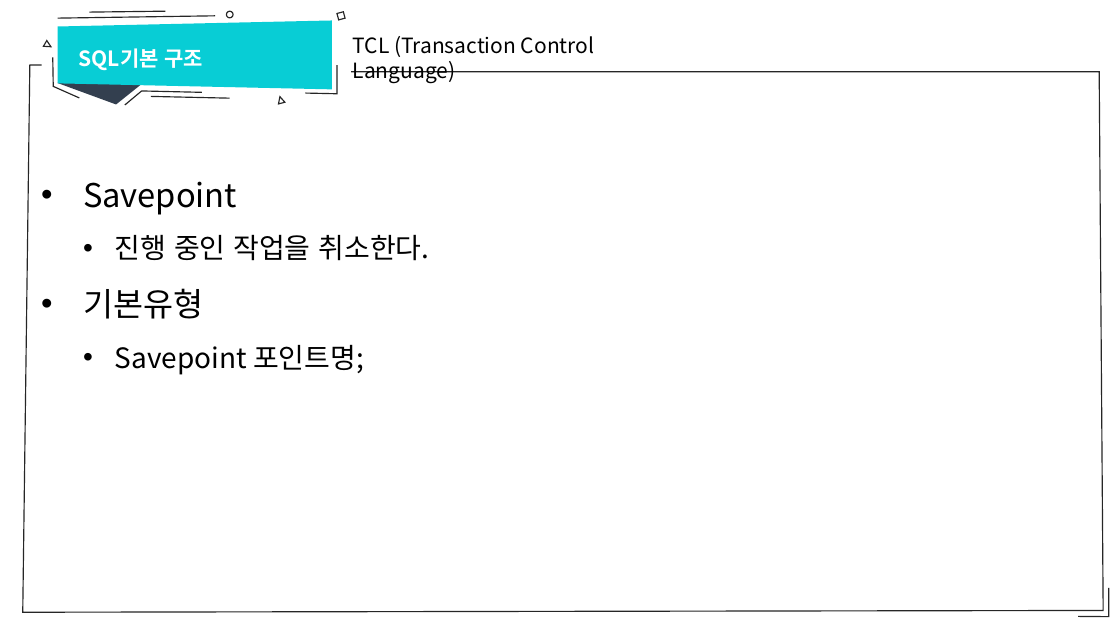
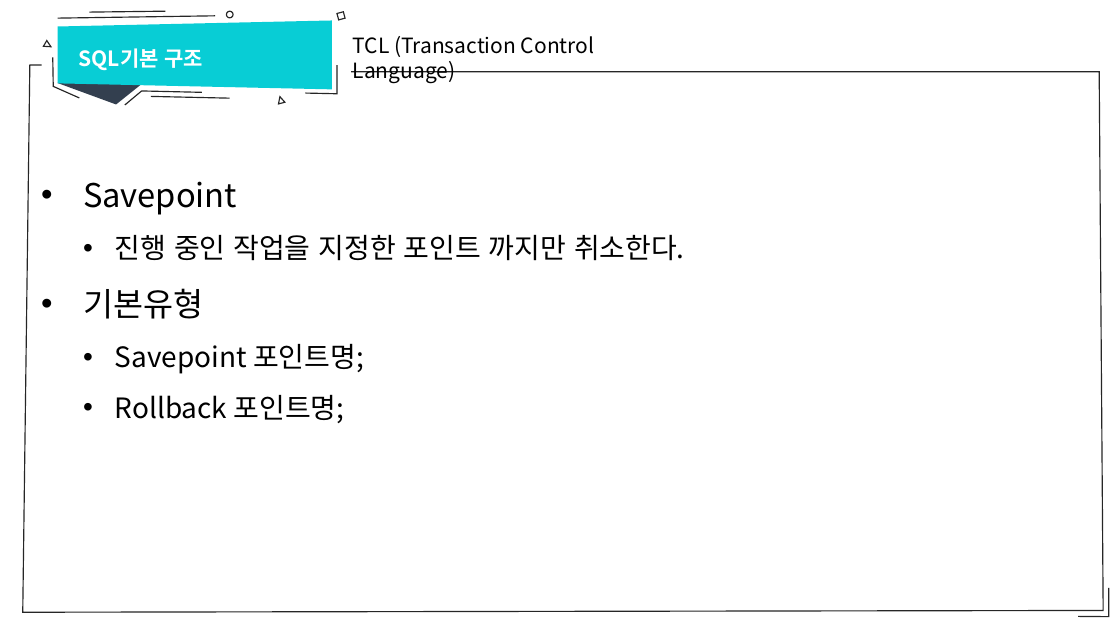
Before and after one commit to sumn-2020/lecture, a slide deck: slide 17 of database/4강 SQL 기본 구조.pptx. Drawn at 1120x630 pixels with LibreOffice and Linux fonts; fonts in the diff are those of the drawing. Boxes give left, top, right and bottom in pixels: in the first picture for what was removed or moved away, otherwise in the second. Text is boxed around its words. In the diff, an @@ line names an element or a change of style, - is before the commit and + after.

```diff
--- a/database/4강 SQL 기본 구조.pptx
+++ b/database/4강 SQL 기본 구조.pptx
@@ text at [115,234,685,261]: text changed @@
-  • 진행 중인 작업을 취소한다.
+  • 진행 중인 작업을 지정한 포인트 까지만 취소한다.
@@ text at [115,394,345,423]: paragraph added @@
+  • Rollback 포인트명;
```
Also in this commit, not shown: 4 other files.
